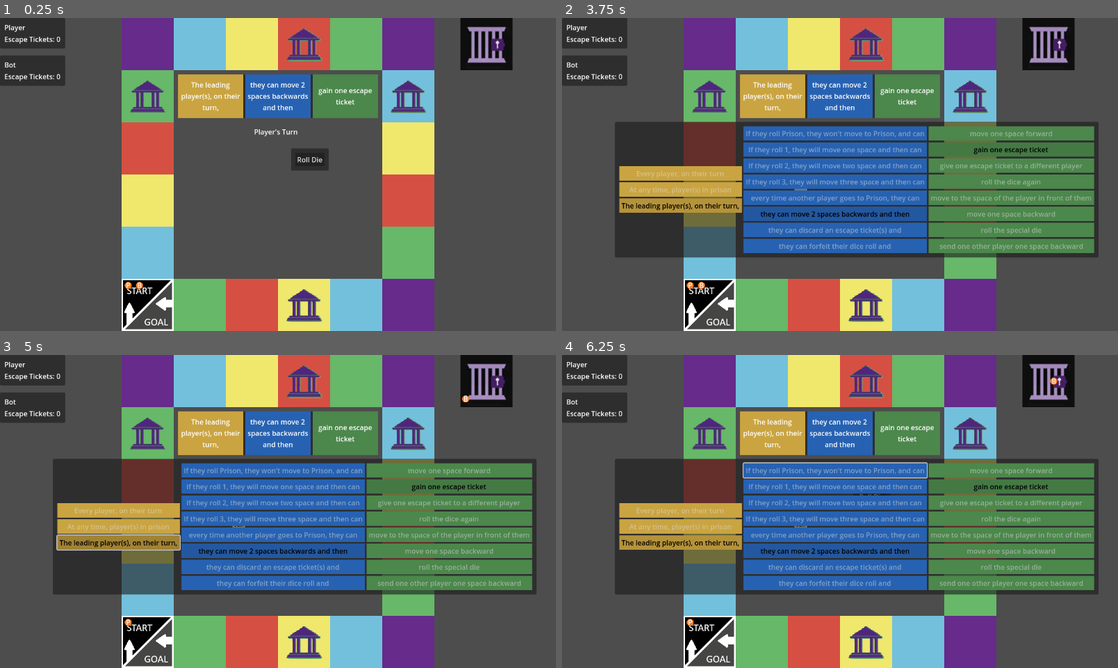
Above: before the commit, frames 1-4 (two rows, left to right).
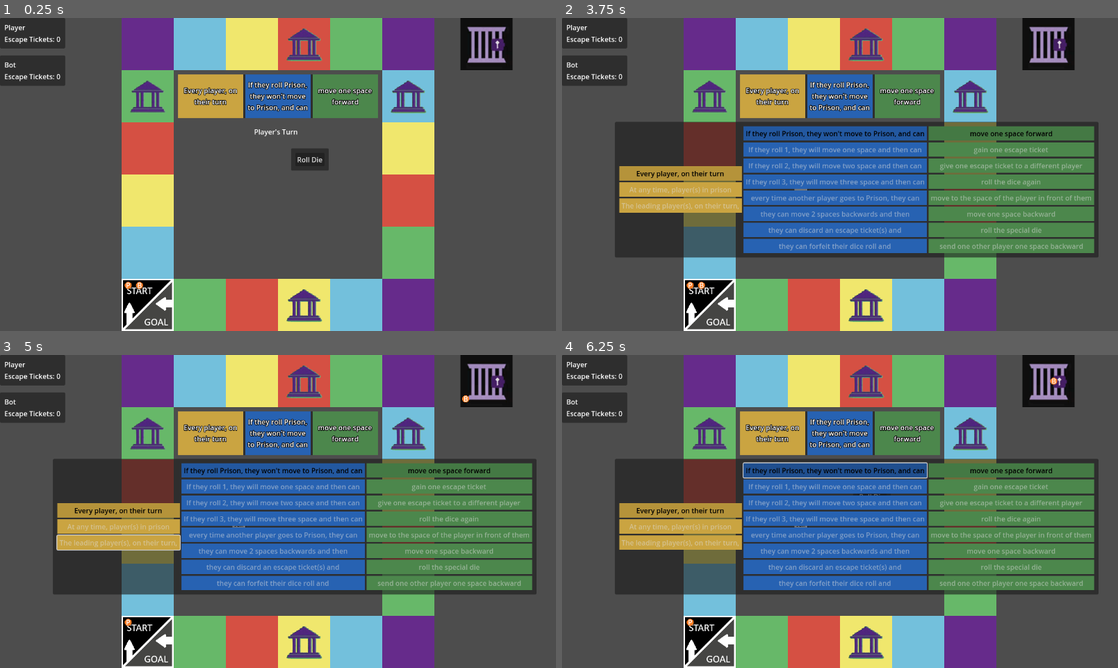
Above: after the commit, the same moments.

Repository: tjfeldman/RulesRace
Game: Godot game, scene res://rules_race_board.tscn
The game is run twice, just before and just after one commit, with the same random seed, the same clock (stepped at 60 frames per second) and the same inputs.
Inputs (mouse positions are in pixels of both pictures, inside the frame that each line leads up to):
- Up to frame 1 (0.25 s): no input
- Up to frame 2 (3.75 s): click "Roll Die" at 0.5 s; tap Enter at 1.25 s; move the mouse to (962, 158) at 1.27 s; press the mouse at (962, 158) at 1.28 s; release the mouse at (962, 158) at 2 s; click "End Turn" at 2 s; tap Space at 2.75 s; move the mouse to (728, 190) at 2.77 s; click (728, 190) at 2.85 s; move the mouse to (895, 105) at 3.52 s; press the mouse at (895, 105) at 3.53 s
- Up to frame 3 (5 s): release the mouse at (333, 442) at 4.25 s; click (116, 542) at 4.25 s, where only the run before the commit has a clickable "The leading player(s), on the…"
- Up to frame 4 (6.25 s): click (678, 511) at 5 s, where only the run after the commit has a clickable "Every player, on their turn"; click (834, 470) at 5.75 s, where only the run after the commit has a clickable "If they roll Prison, they won…"

The runs differ from the first frame. In frame 1, 1.2% of the frame differs, in the area x 32-67%, y 20-30%; in frame 2, 2.5%; in frame 3, 3.2%; in frame 4, 3.6%, in the area x 10-89%, y 20-64%.

Commit message:
Changed GroupRuleDisplay to GroupRuleManager and changed the previous GroupRuleManager to GroupRuleSelector. Added RuleButton class which is inherited by the 3 different type of rule buttons (When, Trigger, Effect).
Signed-off-by: Tyler Feldman <tyler.feldman148@gmail.com>

Diff:
--- a/rules_race_board.tscn
+++ b/rules_race_board.tscn
@@ -76,7 +76,7 @@
 
 [node name="HUD" type="CanvasLayer" parent="."]
 
-[node name="GroupRuleDisplay" parent="." instance=ExtResource("8_rv52q")]
+[node name="GroupRuleManager" parent="." instance=ExtResource("8_rv52q")]
 offset_left = 410.0
 offset_top = 130.0
 offset_right = 410.0
--- a/scenes/groupRuleDisplay.tscn
+++ b/scenes/groupRuleDisplay.tscn
@@ -1,9 +1,9 @@
 [gd_scene load_steps=3 format=3 uid="uid://cpjihb12mmhvt"]
 
-[ext_resource type="Script" uid="uid://be4kfyxeoeqn1" path="res://scripts/GroupRuleDisplay.gd" id="1_03cib"]
-[ext_resource type="PackedScene" uid="uid://df1kr1qk1gne6" path="res://scenes/groupRules.tscn" id="1_rnt2w"]
+[ext_resource type="Script" uid="uid://be4kfyxeoeqn1" path="res://scripts/GroupRuleManager.gd" id="1_03cib"]
+[ext_resource type="PackedScene" uid="uid://df1kr1qk1gne6" path="res://scenes/groupRuleSelector.tscn" id="1_rnt2w"]
 
-[node name="GroupRuleDisplay" type="Control"]
+[node name="GroupRuleManager" type="Control"]
 layout_mode = 3
 anchors_preset = 0
 script = ExtResource("1_03cib")
@@ -18,6 +18,7 @@
 layout_mode = 2
 offset_right = 150.0
 offset_bottom = 100.0
+theme_override_constants/outline_size = 5
 theme_override_font_sizes/font_size = 16
 horizontal_alignment = 1
 vertical_alignment = 1
@@ -34,6 +35,7 @@
 layout_mode = 2
 offset_right = 150.0
 offset_bottom = 100.0
+theme_override_constants/outline_size = 5
 theme_override_font_sizes/font_size = 16
 horizontal_alignment = 1
 vertical_alignment = 1
@@ -50,6 +52,7 @@
 layout_mode = 2
 offset_right = 150.0
 offset_bottom = 100.0
+theme_override_constants/outline_size = 5
 theme_override_font_sizes/font_size = 16
 horizontal_alignment = 1
 vertical_alignment = 1
@@ -61,7 +64,7 @@
 offset_right = 460.0
 offset_bottom = 100.0
 
-[node name="GroupRules" parent="." instance=ExtResource("1_rnt2w")]
+[node name="GroupRuleSelector" parent="." instance=ExtResource("1_rnt2w")]
 visible = false
 layout_mode = 1
 offset_left = -288.0
--- a/scenes/groupRules.tscn
+++ b/scenes/groupRuleSelector.tscn
@@ -1,9 +1,12 @@
-[gd_scene load_steps=8 format=3 uid="uid://df1kr1qk1gne6"]
-
-[ext_resource type="Script" uid="uid://bavdaked06e7c" path="res://scripts/GroupRuleManager.gd" id="1_4swj5"]
-[ext_resource type="Theme" uid="uid://b1apnwye66uxq" path="res://themes/when_button.tres" id="1_g8sjv"]
-[ext_resource type="Theme" uid="uid://bnpru5ian53ls" path="res://themes/trigger_button.tres" id="2_qp2mt"]
-[ext_resource type="Theme" uid="uid://cqtbbkrffjv4t" path="res://themes/effect_button.tres" id="3_4swj5"]
+[gd_scene load_steps=11 format=3 uid="uid://df1kr1qk1gne6"]
+
+[ext_resource type="Script" uid="uid://bavdaked06e7c" path="res://scripts/GroupRuleSelector.gd" id="1_lxafq"]
+[ext_resource type="Theme" uid="uid://b1apnwye66uxq" path="res://themes/when_button.tres" id="2_bqmq2"]
+[ext_resource type="Theme" uid="uid://bnpru5ian53ls" path="res://themes/trigger_button.tres" id="3_1lymc"]
+[ext_resource type="Script" uid="uid://dumljh5lrdy7y" path="res://scripts/RuleButtons/WhenButton.gd" id="3_bqmq2"]
+[ext_resource type="Theme" uid="uid://cqtbbkrffjv4t" path="res://themes/effect_button.tres" id="4_ni8qs"]
+[ext_resource type="Script" uid="uid://cljr32n2dqp41" path="res://scripts/RuleButtons/TriggerButton.gd" id="5_1lymc"]
+[ext_resource type="Script" uid="uid://cpo4oypp633ro" path="res://scripts/RuleButtons/EffectButton.gd" id="7_ni8qs"]
 
 [sub_resource type="ButtonGroup" id="ButtonGroup_iuvjf"]
 resource_name = "When"
@@ -14,7 +17,7 @@
 [sub_resource type="ButtonGroup" id="ButtonGroup_wejwk"]
 resource_name = "Effect"
 
-[node name="GroupRules" type="CenterContainer"]
+[node name="GroupRuleSelector" type="CenterContainer" node_paths=PackedStringArray("whenGroupButtons", "triggerGroupButtons", "effectGroupButtons")]
 anchors_preset = 8
 anchor_left = 0.5
 anchor_top = 0.5
@@ -26,7 +29,10 @@
 offset_bottom = 156.0
 grow_horizontal = 2
 grow_vertical = 2
-script = ExtResource("1_4swj5")
+script = ExtResource("1_lxafq")
+whenGroupButtons = [NodePath("PanelContainer/MarginContainer/GroupRuleSelection/Whens/EveryPlayer"), NodePath("PanelContainer/MarginContainer/GroupRuleSelection/Whens/PrisonPlayer"), NodePath("PanelContainer/MarginContainer/GroupRuleSelection/Whens/LeadingPlayer")]
+triggerGroupButtons = [NodePath("PanelContainer/MarginContainer/GroupRuleSelection/Triggers/RollPrison"), NodePath("PanelContainer/MarginContainer/GroupRuleSelection/Triggers/RollOne"), NodePath("PanelContainer/MarginContainer/GroupRuleSelection/Triggers/RollTwo"), NodePath("PanelContainer/MarginContainer/GroupRuleSelection/Triggers/RollThree"), NodePath("PanelContainer/MarginContainer/GroupRuleSelection/Triggers/GoesPrison"), NodePath("PanelContainer/MarginContainer/GroupRuleSelection/Triggers/MovesBack"), NodePath("PanelContainer/MarginContainer/GroupRuleSelection/Triggers/DiscardTicket"), NodePath("PanelContainer/MarginContainer/GroupRuleSelection/Triggers/ForfeitDie")]
+effectGroupButtons = [NodePath("PanelContainer/MarginContainer/GroupRuleSelection/Effects/MoveForward"), NodePath("PanelContainer/MarginContainer/GroupRuleSelection/Effects/GainTicket"), NodePath("PanelContainer/MarginContainer/GroupRuleSelection/Effects/TransferTicket"), NodePath("PanelContainer/MarginContainer/GroupRuleSelection/Effects/Reroll"), NodePath("PanelContainer/MarginContainer/GroupRuleSelection/Effects/JumpAhead"), NodePath("PanelContainer/MarginContainer/GroupRuleSelection/Effects/MoveBack"), NodePath("PanelContainer/MarginContainer/GroupRuleSelection/Effects/SpecialDie"), NodePath("PanelContainer/MarginContainer/GroupRuleSelection/Effects/SendBack")]
 
 [node name="PanelContainer" type="PanelContainer" parent="."]
 layout_mode = 2
@@ -47,139 +53,174 @@
 
 [node name="EveryPlayer" type="Button" parent="PanelContainer/MarginContainer/GroupRuleSelection/Whens"]
 layout_mode = 2
-theme = ExtResource("1_g8sjv")
+theme = ExtResource("2_bqmq2")
 toggle_mode = true
 button_group = SubResource("ButtonGroup_iuvjf")
 text = "Every player, on their turn"
+script = ExtResource("3_bqmq2")
 
 [node name="PrisonPlayer" type="Button" parent="PanelContainer/MarginContainer/GroupRuleSelection/Whens"]
 layout_mode = 2
-theme = ExtResource("1_g8sjv")
+theme = ExtResource("2_bqmq2")
 toggle_mode = true
 button_group = SubResource("ButtonGroup_iuvjf")
 text = "At any time, player(s) in prison"
+script = ExtResource("3_bqmq2")
+type = 1
 
 [node name="LeadingPlayer" type="Button" parent="PanelContainer/MarginContainer/GroupRuleSelection/Whens"]
 layout_mode = 2
-theme = ExtResource("1_g8sjv")
+theme = ExtResource("2_bqmq2")
 toggle_mode = true
 button_group = SubResource("ButtonGroup_iuvjf")
 text = "The leading player(s), on their turn,"
+script = ExtResource("3_bqmq2")
+type = 2
 
 [node name="Triggers" type="VBoxContainer" parent="PanelContainer/MarginContainer/GroupRuleSelection"]
 layout_mode = 2
 
 [node name="RollPrison" type="Button" parent="PanelContainer/MarginContainer/GroupRuleSelection/Triggers"]
 layout_mode = 2
-theme = ExtResource("2_qp2mt")
+theme = ExtResource("3_1lymc")
 toggle_mode = true
 button_group = SubResource("ButtonGroup_g8sjv")
 text = "If they roll Prison, they won't move to Prison, and can"
+script = ExtResource("5_1lymc")
 
 [node name="RollOne" type="Button" parent="PanelContainer/MarginContainer/GroupRuleSelection/Triggers"]
 layout_mode = 2
-theme = ExtResource("2_qp2mt")
+theme = ExtResource("3_1lymc")
 toggle_mode = true
 button_group = SubResource("ButtonGroup_g8sjv")
 text = "If they roll 1, they will move one space and then can"
+script = ExtResource("5_1lymc")
+type = 1
 
 [node name="RollTwo" type="Button" parent="PanelContainer/MarginContainer/GroupRuleSelection/Triggers"]
 layout_mode = 2
-theme = ExtResource("2_qp2mt")
+theme = ExtResource("3_1lymc")
 toggle_mode = true
 button_group = SubResource("ButtonGroup_g8sjv")
 text = "If they roll 2, they will move two space and then can"
+script = ExtResource("5_1lymc")
+type = 2
 
 [node name="RollThree" type="Button" parent="PanelContainer/MarginContainer/GroupRuleSelection/Triggers"]
 layout_mode = 2
-theme = ExtResource("2_qp2mt")
+theme = ExtResource("3_1lymc")
 toggle_mode = true
 button_group = SubResource("ButtonGroup_g8sjv")
 text = "If they roll 3, they will move three space and then can"
+script = ExtResource("5_1lymc")
+type = 3
 
 [node name="GoesPrison" type="Button" parent="PanelContainer/MarginContainer/GroupRuleSelection/Triggers"]
 layout_mode = 2
-theme = ExtResource("2_qp2mt")
+theme = ExtResource("3_1lymc")
 toggle_mode = true
 button_group = SubResource("ButtonGroup_g8sjv")
 text = "every time another player goes to Prison, they can"
+script = ExtResource("5_1lymc")
+type = 4
 
 [node name="MovesBack" type="Button" parent="PanelContainer/MarginContainer/GroupRuleSelection/Triggers"]
 layout_mode = 2
-theme = ExtResource("2_qp2mt")
+theme = ExtResource("3_1lymc")
 toggle_mode = true
 button_group = SubResource("ButtonGroup_g8sjv")
 text = "they can move 2 spaces backwards and then"
+script = ExtResource("5_1lymc")
+type = 5
 
 [node name="DiscardTicket" type="Button" parent="PanelContainer/MarginContainer/GroupRuleSelection/Triggers"]
 layout_mode = 2
-theme = ExtResource("2_qp2mt")
+theme = ExtResource("3_1lymc")
 toggle_mode = true
 button_group = SubResource("ButtonGroup_g8sjv")
 text = "they can discard an escape ticket(s) and"
+script = ExtResource("5_1lymc")
+type = 6
 
 [node name="ForfeitDie" type="Button" parent="PanelContainer/MarginContainer/GroupRuleSelection/Triggers"]
 layout_mode = 2
-theme = ExtResource("2_qp2mt")
+theme = ExtResource("3_1lymc")
 toggle_mode = true
 button_group = SubResource("ButtonGroup_g8sjv")
 text = "they can forfeit their dice roll and"
+script = ExtResource("5_1lymc")
+type = 7
 
 [node name="Effects" type="VBoxContainer" parent="PanelContainer/MarginContainer/GroupRuleSelection"]
 layout_mode = 2
 
 [node name="MoveForward" type="Button" parent="PanelContainer/MarginContainer/GroupRuleSelection/Effects"]
 layout_mode = 2
-theme = ExtResource("3_4swj5")
+theme = ExtResource("4_ni8qs")
 toggle_mode = true
 button_group = SubResource("ButtonGroup_wejwk")
 text = "move one space forward"
+script = ExtResource("7_ni8qs")
 
 [node name="GainTicket" type="Button" parent="PanelContainer/MarginContainer/GroupRuleSelection/Effects"]
 layout_mode = 2
-theme = ExtResource("3_4swj5")
+theme = ExtResource("4_ni8qs")
 toggle_mode = true
 button_group = SubResource("ButtonGroup_wejwk")
 text = "gain one escape ticket"
+script = ExtResource("7_ni8qs")
+type = 1
 
 [node name="TransferTicket" type="Button" parent="PanelContainer/MarginContainer/GroupRuleSelection/Effects"]
 layout_mode = 2
-theme = ExtResource("3_4swj5")
+theme = ExtResource("4_ni8qs")
 toggle_mode = true
 button_group = SubResource("ButtonGroup_wejwk")
 text = "give one escape ticket to a different player"
+script = ExtResource("7_ni8qs")
+type = 2
 
 [node name="Reroll" type="Button" parent="PanelContainer/MarginContainer/GroupRuleSelection/Effects"]
 layout_mode = 2
-theme = ExtResource("3_4swj5")
+theme = ExtResource("4_ni8qs")
 toggle_mode = true
 button_group = SubResource("ButtonGroup_wejwk")
 text = "roll the dice again"
+script = ExtResource("7_ni8qs")
+type = 3
 
 [node name="JumpAhead" type="Button" parent="PanelContainer/MarginContainer/GroupRuleSelection/Effects"]
 layout_mode = 2
-theme = ExtResource("3_4swj5")
+theme = ExtResource("4_ni8qs")
 toggle_mode = true
 button_group = SubResource("ButtonGroup_wejwk")
 text = "move to the space of the player in front of them"
+script = ExtResource("7_ni8qs")
+type = 4
 
 [node name="MoveBack" type="Button" parent="PanelContainer/MarginContainer/GroupRuleSelection/Effects"]
 layout_mode = 2
-theme = ExtResource("3_4swj5")
+theme = ExtResource("4_ni8qs")
 toggle_mode = true
 button_group = SubResource("ButtonGroup_wejwk")
 text = "move one space backward"
+script = ExtResource("7_ni8qs")
+type = 5
 
 [node name="SpecialDie" type="Button" parent="PanelContainer/MarginContainer/GroupRuleSelection/Effects"]
 layout_mode = 2
-theme = ExtResource("3_4swj5")
+theme = ExtResource("4_ni8qs")
 toggle_mode = true
 button_group = SubResource("ButtonGroup_wejwk")
 text = "roll the special die"
+script = ExtResource("7_ni8qs")
+type = 6
 
 [node name="SendBack" type="Button" parent="PanelContainer/MarginContainer/GroupRuleSelection/Effects"]
 layout_mode = 2
-theme = ExtResource("3_4swj5")
+theme = ExtResource("4_ni8qs")
 toggle_mode = true
 button_group = SubResource("ButtonGroup_wejwk")
 text = "send one other player one space backward"
+script = ExtResource("7_ni8qs")
+type = 7
--- a/scripts/GroupRuleDisplay.gd
+++ /dev/null
@@ -1,19 +0,0 @@
-extends Control
-
-@onready var group_rules: CenterContainer = $GroupRules
-@onready var whenLabel: Label = $WhenDisplay/Label
-@onready var triggerLabel: Label = $TriggerDisplay/Label
-@onready var effectLabel: Label = $EffectDisplay/Label
-
-func _ready() -> void:
-	group_rules.visible = false;
-	group_rules.rulesUpdated.connect(_on_rules_updated);
-
-func _on_background_gui_input(event: InputEvent) -> void:
-	if event.is_action_pressed("ui_click"):
-		group_rules.visible = !group_rules.visible;
-
-func _on_rules_updated(whenRule: BaseButton, triggerRule: BaseButton, effectRule: BaseButton):
-	whenLabel.text = whenRule.text;
-	triggerLabel.text = triggerRule.text;
-	effectLabel.text = effectRule.text;
--- a/scripts/GroupRuleManager.gd
+++ b/scripts/GroupRuleManager.gd
@@ -1,39 +1,28 @@
-extends CenterContainer
+extends Control
 
-var whenGroupButtons: Array[BaseButton];
-var triggerGroupButtons: Array[BaseButton];
-var effectGroupButtons: Array[BaseButton];
+@onready var group_rule_selector: CenterContainer = $GroupRuleSelector
+@onready var whenLabel: Label = $WhenDisplay/Label
+@onready var triggerLabel: Label = $TriggerDisplay/Label
+@onready var effectLabel: Label = $EffectDisplay/Label
 
-var selectedWhenRule : BaseButton;
-var selectedTriggerRule : BaseButton;
-var selectedEffectRule : BaseButton;
-
-signal rulesUpdated(whenRule: BaseButton, triggerRule: BaseButton, effectRule: BaseButton);
+#set to -1 to represent None
+var whenRule: GroupRules.When = -1;
+var triggerRule: GroupRules.Trigger = -1;
+var effectRule: GroupRules.Effect = -1;
 
 func _ready() -> void:
-	whenGroupButtons = $PanelContainer/MarginContainer/GroupRuleSelection/Whens/EveryPlayer.button_group.get_buttons();
-	triggerGroupButtons = $PanelContainer/MarginContainer/GroupRuleSelection/Triggers/RollPrison.button_group.get_buttons();
-	effectGroupButtons = $PanelContainer/MarginContainer/GroupRuleSelection/Effects/MoveForward.button_group.get_buttons();
+	group_rule_selector.visible = false;
+	group_rule_selector.rulesUpdated.connect(_on_rules_updated);
 
-	call_deferred("random_rule");
+func _on_background_gui_input(event: InputEvent) -> void:
+	if event.is_action_pressed("ui_click"):
+		group_rule_selector.visible = !group_rule_selector.visible;
 
-func random_rule():
-	#select random group rules
-	selectedWhenRule = whenGroupButtons.pick_random();
-	selectedTriggerRule = triggerGroupButtons.pick_random();
-	selectedEffectRule = effectGroupButtons.pick_random();
+func _on_rules_updated(whenRuleBtn: RuleButton, triggerRuleBtn: RuleButton, effectRuleBtn: RuleButton):
+	whenLabel.text = whenRuleBtn.description;
+	triggerLabel.text = triggerRuleBtn.description;
+	effectLabel.text = effectRuleBtn.description;
 
-	#toggle selected
-	selectedWhenRule.button_pressed = true;
-	selectedTriggerRule.button_pressed = true;
-	selectedEffectRule.button_pressed = true;
-
-	#disable all other buttons
-	for toDisable in whenGroupButtons.filter(func(btn): return btn != selectedWhenRule):
-		toDisable.disabled = true;
-	for toDisable in triggerGroupButtons.filter(func(btn): return btn != selectedTriggerRule):
-			toDisable.disabled = true;
-	for toDisable in effectGroupButtons.filter(func(btn): return btn != selectedEffectRule):
-			toDisable.disabled = true;
-
-	rulesUpdated.emit(selectedWhenRule, selectedTriggerRule, selectedEffectRule);
+	whenRule = whenRuleBtn.type;
+	triggerRule = triggerRuleBtn.type;
+	effectRule = effectRuleBtn.type;
--- /dev/null
+++ b/scripts/GroupRuleSelector.gd
@@ -0,0 +1,65 @@
+extends CenterContainer
+class_name GroupRules
+
+enum When {
+	TURN,
+	PRISON,
+	LEADING
+}
+
+enum Trigger {
+	ROLL_PRISON,
+	ROLL_ONE,
+	ROLL_TWO,
+	ROLL_THREE,
+	MOVES_PRISON,
+	MOVE_BACK_TWO,
+	DISCARD_TICKET,
+	FORFEIT_DIE
+}
+
+enum Effect {
+	MOVE_ONE,
+	GAIN_TICKET,
+	TRANSFER_TICKET,
+	REROLL_DIE,
+	MOVE_TO_PLAYER_AHEAD,
+	MOVE_BACK,
+	ROLL_SPECIAL_DIE,
+	SEND_PLAYER_BACK_ONE
+}
+
+@export var whenGroupButtons: Array[WhenButton];
+@export var triggerGroupButtons: Array[TriggerButton];
+@export var effectGroupButtons: Array[EffectButton];
+
+#May not need
+var selectedWhenRule : WhenButton;
+var selectedTriggerRule : TriggerButton;
+var selectedEffectRule : EffectButton;
+
+signal rulesUpdated(whenRule: RuleButton, triggerRule: RuleButton, effectRule: RuleButton);
+
+func _ready() -> void:
+	call_deferred("random_rule");
+
+func random_rule():
+	#select random group rules
+	selectedWhenRule = whenGroupButtons[0];
+	selectedTriggerRule = triggerGroupButtons[0];
+	selectedEffectRule = effectGroupButtons[0];
+
+	#toggle selected
+	selectedWhenRule.button_pressed = true;
+	selectedTriggerRule.button_pressed = true;
+	selectedEffectRule.button_pressed = true;
+
+	#disable all other buttons
+	for btn in whenGroupButtons:
+		btn.disable();
+	for btn in triggerGroupButtons:
+		btn.disable();
+	for btn in effectGroupButtons:
+		btn.disable();
+
+	rulesUpdated.emit(selectedWhenRule, selectedTriggerRule, selectedEffectRule);
--- a/scripts/Main.gd
+++ b/scripts/Main.gd
@@ -5,6 +5,7 @@
 @onready var special_dice: Sprite2D = $SpecialDice
 @onready var hud: CanvasLayer = $HUD
 @onready var turn_status: Label = $TurnStatus
+@onready var group_rule_manager: Control = $GroupRuleManager
 
 #Player Manager
 @export var players : Array[Node2D];
--- /dev/null
+++ b/scripts/RuleButtons/EffectButton.gd
@@ -0,0 +1,4 @@
+extends RuleButton
+class_name EffectButton
+
+@export var type: GroupRules.Effect;
--- /dev/null
+++ b/scripts/RuleButtons/RuleButton.gd
@@ -0,0 +1,15 @@
+extends Button
+class_name RuleButton
+
+var description: String;
+
+func _ready() -> void:
+	description = self.text;
+
+#if button is not pressed, disable it.
+func disable():
+	if not self.button_pressed:
+		self.disabled = true;
+
+func enable():
+	self.disabled = false;
--- /dev/null
+++ b/scripts/RuleButtons/TriggerButton.gd
@@ -0,0 +1,4 @@
+extends RuleButton
+class_name TriggerButton
+
+@export var type: GroupRules.Trigger;
--- /dev/null
+++ b/scripts/RuleButtons/WhenButton.gd
@@ -0,0 +1,4 @@
+extends RuleButton
+class_name WhenButton
+
+@export var type: GroupRules.When;
Not shown, removed: scripts/GroupRuleDisplay.gd.uid
Not shown, changed: scripts/GroupRuleManager.gd.uid
Not shown, added: scripts/GroupRuleSelector.gd.uid
Not shown, added: scripts/RuleButtons/EffectButton.gd.uid
Not shown, added: scripts/RuleButtons/RuleButton.gd.uid
Not shown, added: scripts/RuleButtons/TriggerButton.gd.uid
Not shown, added: scripts/RuleButtons/WhenButton.gd.uid
